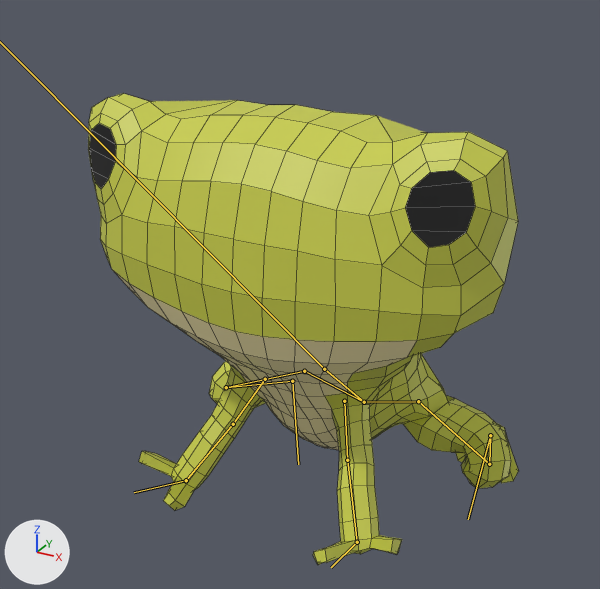
A saved change to the FBX model QuackingAwesome/Assets/Animals/Frog.fbx.
Camera for both pictures: a 50 mm camera at (0.121, -0.237, 0.15) aimed at (-0.008, -0.003, 0.033). The axes (+X, +Y, +Z) are drawn at lower left. The lights are the same throughout. Both versions are drawn at frame 1 of the action 'ArmatureFrog|Action'; the numbers are the values there. The bones that bend it are drawn over the model as lines. Mesh edges are drawn as thin lines.

The first picture shows 'Frog'.
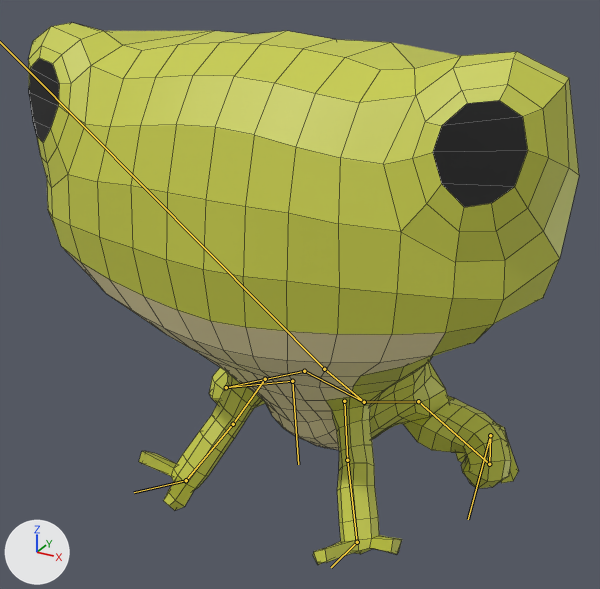
Pixel boxes (x1, y1, x2, y2) of what changed, in the pictures (600 x 589 px):
'Frog', posed (28% wider, 15% taller): before (88, 93, 518, 565); after (28, 23, 579, 565)

What the commit changed:
Bone 'UpperBody' (bone_upperbody) is rescaled from (1.47, 1.47, 1.47) to (1.78, 1.78, 1.78).
